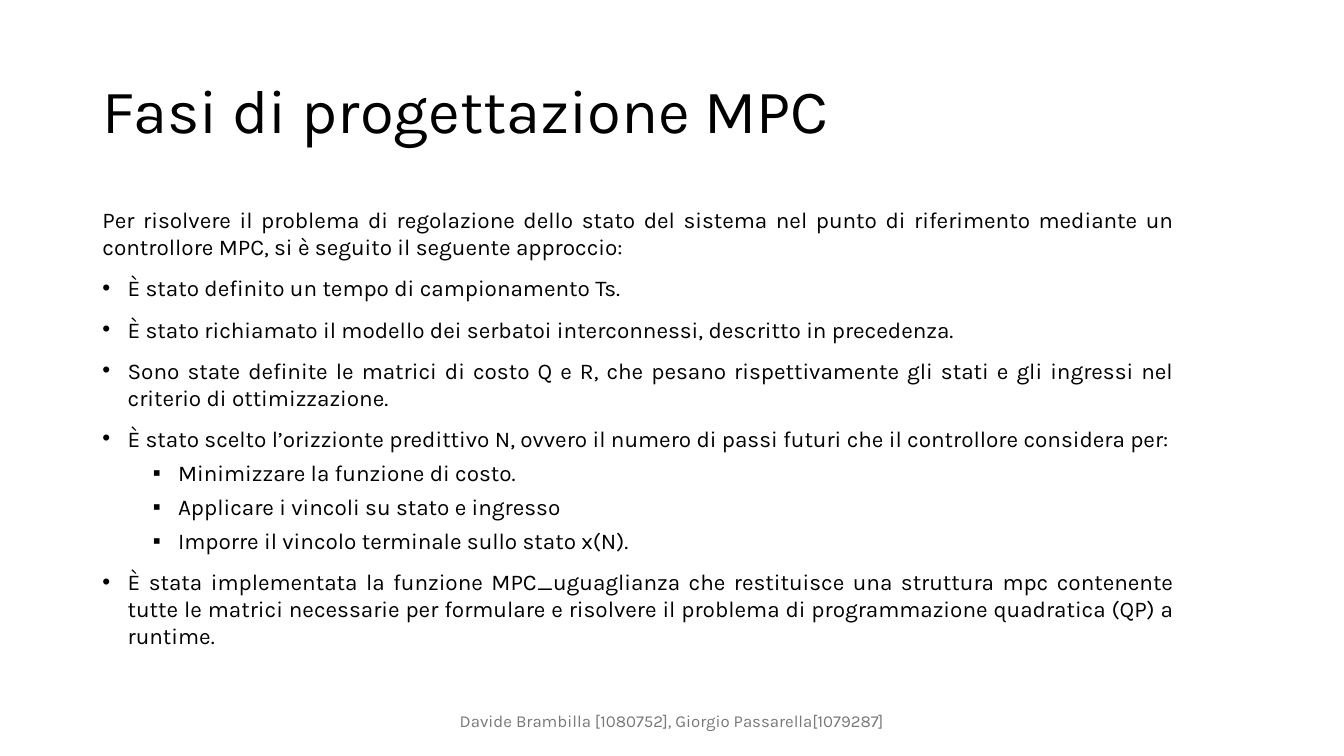
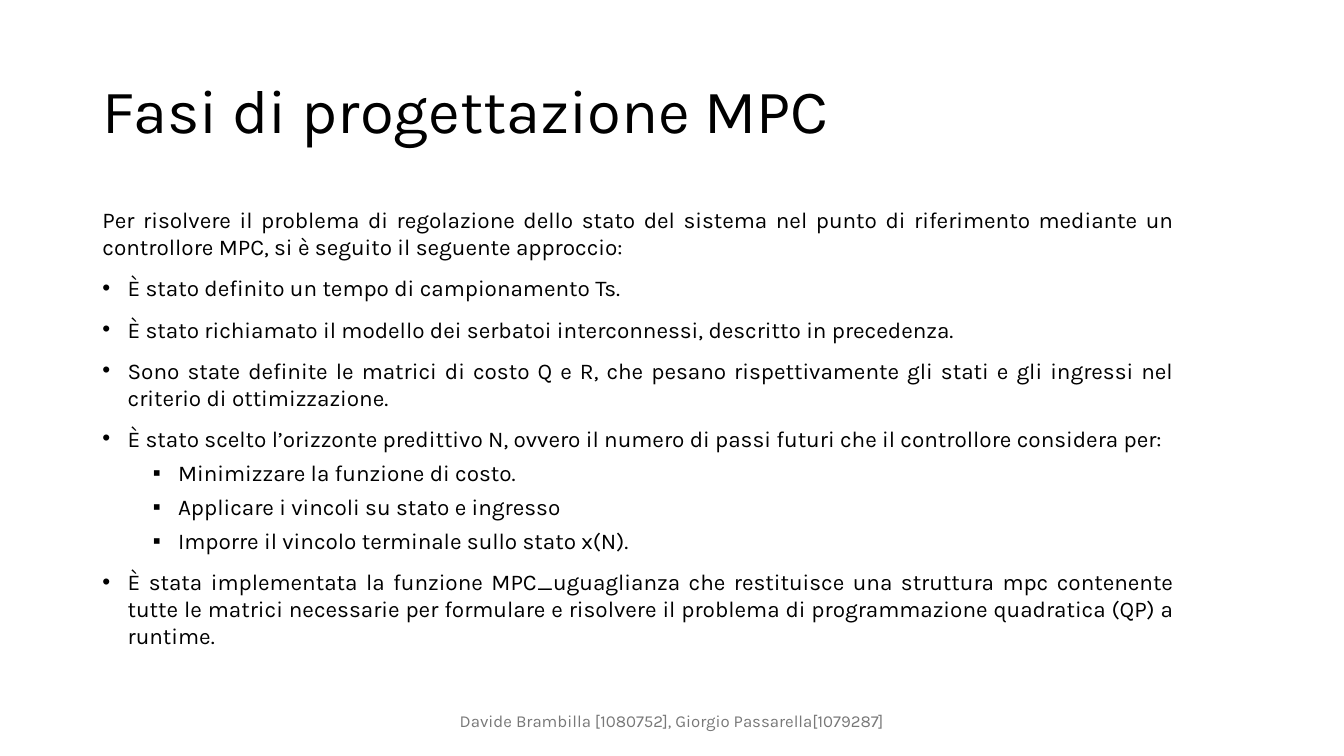
Before and after one commit to DavideBrambilla98/interconnectedTanksMPC, a slide deck: slide 25 of cam.pptx. Drawn at 1344x756 pixels with LibreOffice and Linux fonts; fonts in the diff are those of the drawing. Boxes give left, top, right and bottom in pixels: in the first picture for what was removed or moved away, otherwise in the second. Text is boxed around its words. In the diff, an @@ line names an element or a change of style, - is before the commit and + after.

```diff
--- a/cam.pptx
+++ b/cam.pptx
@@ text at [128,426,1162,453]: text changed @@
-• È stato scelto l’orizzionte predittivo N, ovvero il numero di passi futuri che il controllore considera per:
+• È stato scelto l’orizzonte predittivo N, ovvero il numero di passi futuri che il controllore considera per:
```
Also in this commit, not shown: 1 other slide changed.
